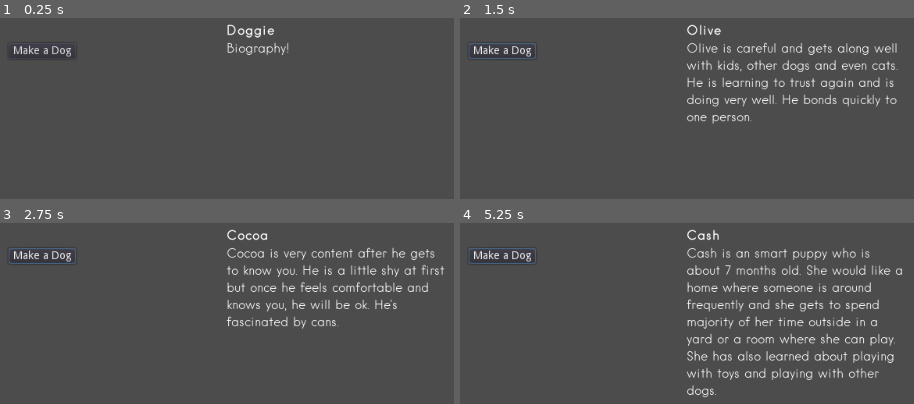
Above: before the commit, frames 1-4 (two rows, left to right).
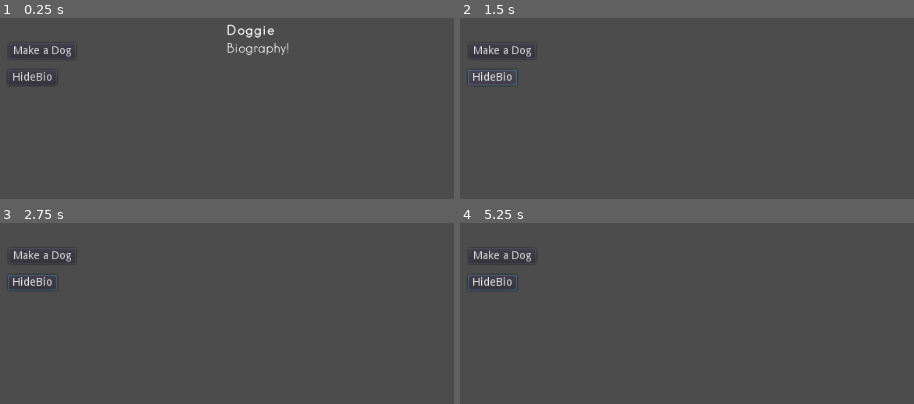
Above: after the commit, the same moments.

Repository: DevinPentecost/ld42
Game: Godot game, scene res://test_scenes/testdogbio.tscn
The game is run twice, just before and just after one commit, with the same random seed, the same clock (stepped at 60 frames per second) and the same inputs. The project has no main scene, so this scene is started directly.
Inputs (mouse positions are in pixels of both pictures, inside the frame that each line leads up to):
- Up to frame 1 (0.25 s): no input
- Up to frame 2 (1.5 s): click "Make a Dog" at 0.5 s; click (491, 77) at 1.25 s, where only the run after the commit has a clickable "HideBio"
- Up to frame 3 (2.75 s): tap Enter at 2 s; move the mouse to (outside the picture) at 2.02 s; hold D (player_move_right) from 2.03 s (still down); tap Space (player_action) at 2.1 s; click (outside the picture) at 2.17 s
- Up to frame 4 (5.25 s): tap Space (player_action) at 2.75, 2.85, 3.6, 4.25, 4.35, 5.1 s; move the mouse to (outside the picture) at 2.77 s; release D (player_move_right) at 2.78 s; hold S (player_move_down) 2.78-3.53 s; click (outside the picture) at 2.92 s; tap Enter at 3.5, 5 s; move the mouse to (891, 295) at 3.52 s; hold D (player_move_right) 3.53-4.28 s; click (891, 295) at 3.67 s; move the mouse to (outside the picture) at 4.27 s; hold W (player_move_up) 4.28-5.03 s; click (outside the picture) at 4.42 s; move the mouse to (outside the picture) at 5.02 s; hold A (player_move_left) from 5.03 s (still down); click (outside the picture) at 5.17 s

The runs differ from the first frame. In frame 1, 0.3% of the frame differs, in the area x 2-12%, y 29-37%; in frame 2, 4.6%; in frame 3, 4.4%; in frame 4, 7.5%, in the area x 1-98%, y 3-97%.

Commit message:
bio wiggles
important feature

Diff:
--- a/project/objects/ui/BioContainer.tscn
+++ b/project/objects/ui/BioContainer.tscn
@@ -3,19 +3,35 @@
 [ext_resource path="res://fonts/fontbold.tres" type="DynamicFont" id=1]
 [ext_resource path="res://fonts/fontlight.tres" type="DynamicFont" id=2]
 
-[sub_resource type="GDScript" id=3]
+[sub_resource type="GDScript" id=1]
 
 script/source = "extends VBoxContainer
 
 signal ViewBioSignal(dogbio)
 
+var _wiggleDuration = 1.0
+var _wiggleCur = 0.0
+
 func ViewBio(dogbio):
 	self.emit_signal(\"ViewBioSignal\", dogbio)
+	self.visible = true
+	_wiggleCur = 0.0
+
+func HideBio():
+	self.visible = false
 
 func _ready():
-	pass"
+	_wiggleCur = _wiggleDuration
 
-[sub_resource type="GDScript" id=1]
+func _process(delta):
+	_wiggleCur = _wiggleCur + delta
+	if _wiggleCur >= _wiggleDuration:
+		self.rect_rotation = 0.0
+		return
+	self.rect_rotation = cos(_wiggleCur * 8.0) * 2.0"
+_sections_unfolded = [ "Resource" ]
+
+[sub_resource type="GDScript" id=2]
 
 script/source = "extends Label
 
@@ -52,7 +68,8 @@
 size_flags_horizontal = 1
 size_flags_vertical = 1
 alignment = 0
-script = SubResource( 3 )
+script = SubResource( 1 )
+_sections_unfolded = [ "Rect" ]
 
 [node name="DogName" type="Label" parent="." index="0"]
 
--- a/project/test_scenes/testdogbio.tscn
+++ b/project/test_scenes/testdogbio.tscn
@@ -26,6 +26,28 @@
 	var doggie = _dogbioP.new()
 	doggie._ready()
 	_bioUiNode.ViewBio(doggie)"
+
+[sub_resource type="GDScript" id=2]
+
+script/source = "extends Button
+
+# class member variables go here, for example:
+# var a = 2
+# var b = \"textvar\"
+
+export(NodePath) var bioUi
+
+onready var _bioUiNode = get_node(bioUi)
+
+
+
+const _dogbioP = preload(\"res://objects/dogbio.gd\")
+
+func _ready():
+	pass
+
+func _pressed():
+	_bioUiNode.HideBio()"
 
 [node name="Node" type="Node" index="0"]
 
@@ -52,6 +74,8 @@
 
 [node name="BioContainer" parent="ReferenceRect" index="0" instance=ExtResource( 2 )]
 
+_sections_unfolded = [ "Rect", "Visibility" ]
+
 [node name="Button" type="Button" parent="ReferenceRect" index="1"]
 
 anchor_left = 0.0
@@ -76,5 +100,32 @@
 text = "Make a Dog"
 flat = false
 align = 1
-script = SubResource( 4 )
+script = SubResource( 1 )
 bioUi = NodePath("../BioContainer")
+
+[node name="Button2" type="Button" parent="ReferenceRect" index="2"]
+
+anchor_left = 0.0
+anchor_top = 0.0
+anchor_right = 0.0
+anchor_bottom = 0.0
+margin_left = 74.0
+margin_top = 142.0
+margin_right = 137.0
+margin_bottom = 162.0
+rect_pivot_offset = Vector2( 0, 0 )
+rect_clip_content = false
+focus_mode = 2
+mouse_filter = 0
+mouse_default_cursor_shape = 0
+size_flags_horizontal = 1
+size_flags_vertical = 1
+toggle_mode = false
+enabled_focus_mode = 2
+shortcut = null
+group = null
+text = "HideBio"
+flat = false
+align = 1
+script = SubResource( 2 )
+bioUi = NodePath("../BioContainer")
Not shown: 3 places in project/objects/ui/BioContainer.tscn that only renumber resources
Not shown: 1 places in project/test_scenes/testdogbio.tscn that only renumber resources
